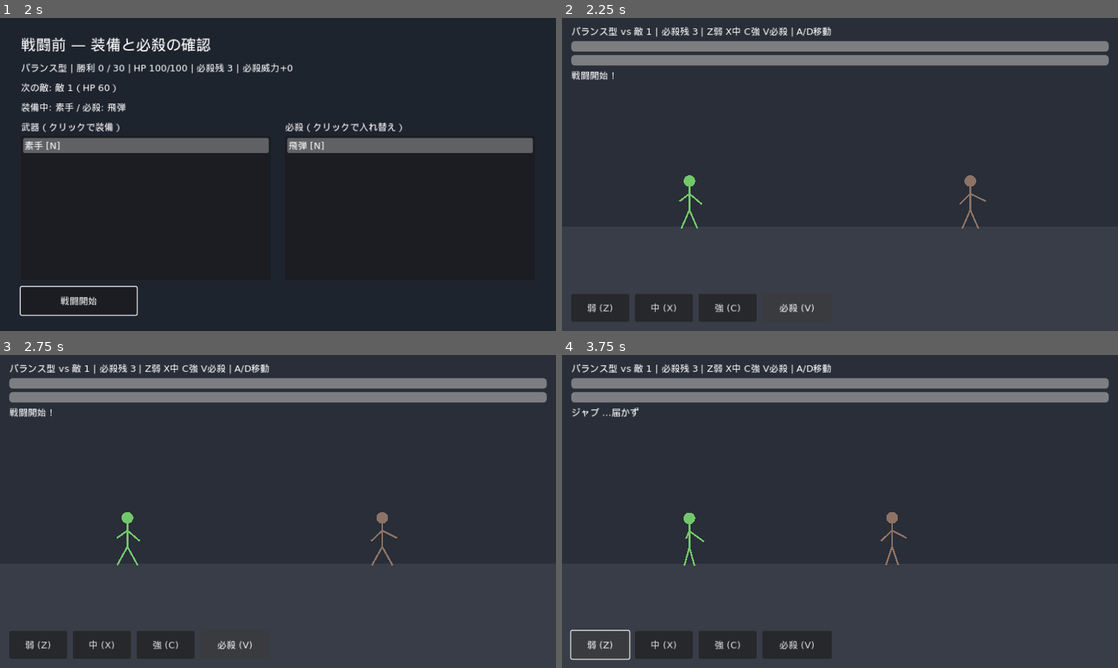
Above: before the commit, frames 1-4 (two rows, left to right).
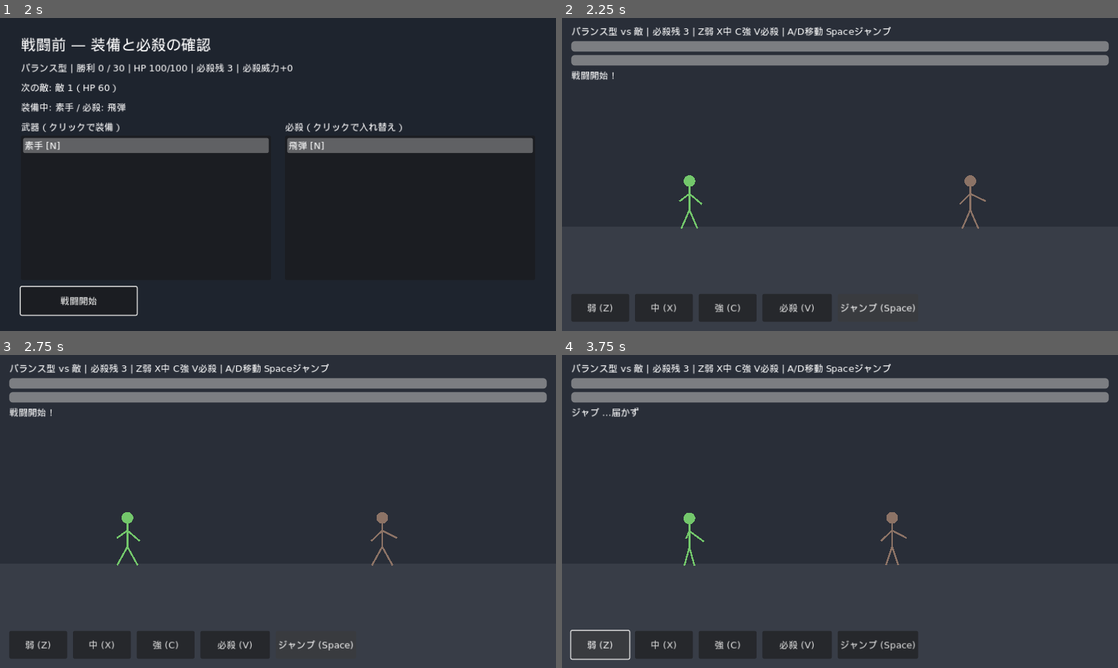
Above: after the commit, the same moments.

Repository: mikonwangu/Bouhuman
Game: Godot game, scene res://scenes/title.tscn
The game is run twice, just before and just after one commit, with the same random seed, the same clock (stepped at 60 frames per second) and the same inputs.
Inputs (mouse positions are in pixels of both pictures, inside the frame that each line leads up to):
- Up to frame 1 (2 s): click "Play" at 0.5 s; click "このキャラで開始" at 1.25 s
- Up to frame 2 (2.25 s): click "戦闘開始" at 2 s
- Up to frame 3 (2.75 s): no input
- Up to frame 4 (3.75 s): click (878, 646) at 2.75 s, where only the run after the commit has a clickable "ジャンプ (Space)"; click "弱 (Z)" at 3.5 s

Frame 1 is identical in both runs. In frame 2, 0.8% of the frame differs, in the area x 15-64%, y 2-95%; in frame 3, 0.8%; in frame 4, 1.9%, in the area x 15-64%, y 2-97%.

Commit message:
戦闘に Space ジャンプを追加
地上からの単発ジャンプ（重力・着地）。画面ボタン「ジャンプ (Space)」付き。
空中でも攻撃可。敵近接は十分浮いていると回避。キーは Space のみ。

Co-authored-by: mikonwangu <mikonwangu@users.noreply.github.com>

Diff:
--- a/project.godot
+++ b/project.godot
@@ -63,6 +63,11 @@
 , Object(InputEventKey,"resource_local_to_scene":false,"resource_name":"","device":-1,"window_id":0,"alt_pressed":false …(186 unchanged characters)…
 ]
 }
+jump={
+"deadzone": 0.5,
+"events": [Object(InputEventKey,"resource_local_to_scene":false,"resource_name":"","device":-1,"window_id":0,"alt_pressed":false,"shift_pressed":false,"ctrl_pressed":false,"meta_pressed":false,"pressed":false,"keycode":0,"physical_keycode":32,"key_label":0,"unicode":32,"location":0,"echo":false,"script":null)
+]
+}
 
 [rendering]
 
--- a/scenes/battle.tscn
+++ b/scenes/battle.tscn
@@ -99,7 +99,13 @@
 layout_mode = 2
 text = "必殺 (V)"
 
+[node name="JumpButton" type="Button" parent="UI/Root/Buttons"]
+custom_minimum_size = Vector2(120, 40)
+layout_mode = 2
+text = "ジャンプ (Space)"
+
 [connection signal="pressed" from="UI/Root/Buttons/WeakButton" to="." method="_on_weak_pressed"]
 [connection signal="pressed" from="UI/Root/Buttons/MidButton" to="." method="_on_mid_pressed"]
 [connection signal="pressed" from="UI/Root/Buttons/StrongButton" to="." method="_on_strong_pressed"]
 [connection signal="pressed" from="UI/Root/Buttons/SpecialButton" to="." method="_on_special_pressed"]
+[connection signal="pressed" from="UI/Root/Buttons/JumpButton" to="." method="_on_jump_pressed"]
--- a/scripts/battle.gd
+++ b/scripts/battle.gd
@@ -1,5 +1,5 @@
 extends Node2D
-## リアルタイム戦闘スタブ: 弱/中/強/必殺 vs 単純敵
+## リアルタイム戦闘スタブ: 弱/中/強/必殺 + ジャンプ vs 単純敵
 
 const StickFigureScript = preload("res://scripts/stick_figure.gd")
 const WeaponCatalogScript = preload("res://data/weapon_catalog.gd")
@@ -24,9 +24,16 @@
 var _char_data: Dictionary = {}
 var _weapon: Dictionary = {}
 var _move_speed: float = 180.0
+var _vel_y: float = 0.0
+var _on_ground: bool = true
+
 const FLOOR_Y := 320.0
 const LEFT_BOUND := 80.0
 const RIGHT_BOUND := 880.0
+const GRAVITY := 1600.0
+const JUMP_SPEED := -520.0
+## これより高く浮いていると敵の近接を回避（スタブ用）
+const AIR_DODGE_HEIGHT := 48.0
 
 
 func _ready() -> void:
@@ -56,10 +63,14 @@
 	player_hp_bar.value = GameState.hp
 	enemy_hp_bar.max_value = _enemy_max_hp
 	enemy_hp_bar.value = _enemy_hp
-	status_label.text = "%s vs %s | 必殺残 %d | Z弱 X中 C強 V必殺 | A/D移動" % [
-		_char_data["name"], enemy["name"], GameState.special_uses
+	_refresh_status()
+	_log("戦闘開始！")
+
+
+func _refresh_status() -> void:
+	status_label.text = "%s vs 敵 | 必殺残 %d | Z弱 X中 C強 V必殺 | A/D移動 Spaceジャンプ" % [
+		_char_data["name"], GameState.special_uses
 	]
-	_log("戦闘開始！")
 
 
 func _process(delta: float) -> void:
@@ -67,6 +78,8 @@
 		return
 	_attack_cd = maxf(0.0, _attack_cd - delta)
 	_handle_move(delta)
+	_handle_jump_input()
+	_apply_gravity(delta)
 	_handle_attacks()
 	# 勝利確定と同フレームで敵攻撃が通らないよう、await 前の _finished を再確認
 	if _finished:
@@ -89,8 +102,35 @@
 	if Input.is_action_pressed("move_right"):
 		dir += 1.0
 	_player_pos.x = clampf(_player_pos.x + dir * _move_speed * delta, LEFT_BOUND, RIGHT_BOUND - 120.0)
-	_player_pos.y = FLOOR_Y
 	_player.facing = 1.0 if _enemy_pos.x >= _player_pos.x else -1.0
+
+
+func _handle_jump_input() -> void:
+	if _finished:
+		return
+	if Input.is_action_just_pressed("jump"):
+		_try_jump()
+
+
+func _try_jump() -> void:
+	if _finished or not _on_ground:
+		return
+	_vel_y = JUMP_SPEED
+	_on_ground = false
+	_log("ジャンプ！")
+
+
+func _apply_gravity(delta: float) -> void:
+	if _on_ground and _vel_y >= 0.0:
+		_player_pos.y = FLOOR_Y
+		_vel_y = 0.0
+		return
+	_vel_y += GRAVITY * delta
+	_player_pos.y += _vel_y * delta
+	if _player_pos.y >= FLOOR_Y:
+		_player_pos.y = FLOOR_Y
+		_vel_y = 0.0
+		_on_ground = true
 
 
 func _handle_attacks() -> void:
@@ -115,8 +155,10 @@
 	_attack_cd = float(atk["cooldown"]) / maxf(0.5, float(_char_data["speed_mul"]))
 	_player.attacking = true
 	get_tree().create_timer(0.2).timeout.connect(func(): _player.attacking = false)
+	# 空中でも横リーチで判定（スタブ）
 	var dist := absf(_enemy_pos.x - _player_pos.x)
-	if dist <= reach:
+	var air_ok := absf(_player_pos.y - FLOOR_Y) < 90.0
+	if dist <= reach and air_ok:
 		_hurt_enemy(dmg)
 		_log("%s ヒット！ %d ダメージ" % [atk["name"], dmg])
 	else:
@@ -131,13 +173,13 @@
 		return
 	var sp: Dictionary = GameState.get_equipped_special()
 	var dmg := GameState.special_damage()
-	# スタブ: 必殺はリーチ長め・必中寄り
+	# スタブ: 必殺はリーチ長め・必中寄り（空中可）
 	_attack_cd = float(sp.get("cooldown", 0.8))
 	_player.attacking = true
 	get_tree().create_timer(0.35).timeout.connect(func(): _player.attacking = false)
 	_hurt_enemy(dmg)
 	_log("%s！ %d ダメージ（残 %d）" % [sp["name"], dmg, GameState.special_uses])
-	status_label.text = "%s | 必殺残 %d | Z弱 X中 C強 V必殺" % [_char_data["name"], GameState.special_uses]
+	_refresh_status()
 
 
 func _hurt_enemy(amount: int) -> void:
@@ -152,7 +194,7 @@
 func _enemy_ai(delta: float) -> void:
 	if _finished:
 		return
-	# プレイヤーへ接近して攻撃
+	# プレイヤーへ接近して攻撃（地上のみ・ジャンプしない）
 	var dir := signf(_player_pos.x - _enemy_pos.x)
 	_enemy_pos.x = clampf(_enemy_pos.x + dir * 90.0 * delta, LEFT_BOUND + 120.0, RIGHT_BOUND)
 	_enemy_pos.y = FLOOR_Y
@@ -165,6 +207,13 @@
 		return
 	var dist := absf(_enemy_pos.x - _player_pos.x)
 	if dist > 70.0:
+		return
+	# プレイヤーが大きく浮いているときは近接を外す
+	var height := FLOOR_Y - _player_pos.y
+	if height >= AIR_DODGE_HEIGHT:
+		_enemy.attacking = true
+		get_tree().create_timer(0.2).timeout.connect(func(): _enemy.attacking = false)
+		_log("敵の攻撃をジャンプで回避！")
 		return
 	_enemy.attacking = true
 	get_tree().create_timer(0.2).timeout.connect(func(): _enemy.attacking = false)
@@ -219,3 +268,7 @@
 	if _finished or _attack_cd > 0.0:
 		return
 	_do_special()
+
+
+func _on_jump_pressed() -> void:
+	_try_jump()
Not shown, changed: README.md
